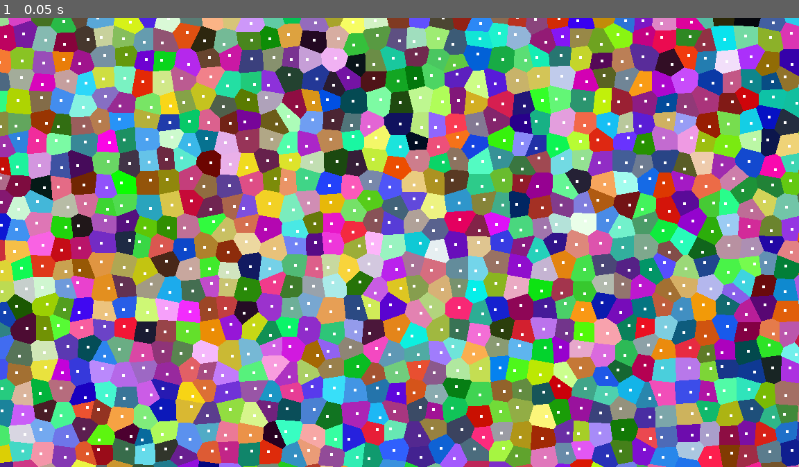
Above: before the commit, frame 1.
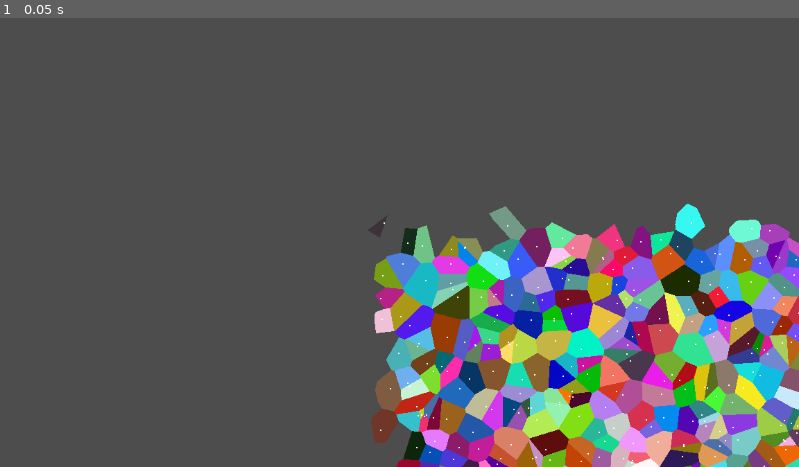
Above: after the commit, the same moment.

Repository: brandonwbenbow/voronoi-strategy
Game: Godot game, scene res://GCVG/gcvg_main.tscn
The game is run twice, just before and just after one commit, with the same random seed, the same clock (stepped at 60 frames per second) and the same inputs. Before the commit the project starts from res://Scenes/gcvg_main.tscn.
Inputs:
- Up to frame 1 (0.05 s): no input

The runs differ from the first frame. In frame 1, 100% of the frame differs, in the area x 0-100%, y 0-100%.

Commit message:
Basic Camera and Voronoi Display

Diff:
--- a/Scripts/gcvg_main.gd
+++ b/GCVG/gcvg_main.gd
@@ -1,11 +1,11 @@
 extends Node;
 
-@export var randomSeed: int;
-@export var widthPerChunk: int = 5;
-@export var heightPerChunk: int = 5;
-@export var distBtwPoints: float = 30;
-@export var distBtwVariation: float = .3;
-@export var voronoiTolerance: float = .3;
+@export var randomSeed: int = randi();
+@export var widthPerChunk: int = 4;
+@export var heightPerChunk: int = 8;
+@export var distBtwPoints: float = 60;
+@export var distBtwVariation: float = 1;
+@export var voronoiTolerance: float = 1;
 
 var view;
 
@@ -120,10 +120,8 @@
 	pass
 
 func _ready():
+	print("Seed: %d" % randomSeed)
 	for w in 10:
 		for h in 10:
-			if (w == 5 && h == 5):
-				null;
-			else:
-				displayVornoiFromChunk(Vector2(w, h));
+			displayVornoiFromChunk(Vector2(w, h));
 	pass;
--- /dev/null
+++ b/GCVG/gcvg_main.tscn
@@ -0,0 +1,14 @@
+[gd_scene load_steps=4 format=3 uid="uid://bee5omqk3f6n5"]
+
+[ext_resource type="Script" path="res://GCVG/gcvg_main.gd" id="1_xwu24"]
+[ext_resource type="Script" path="res://GCVG/gcvg_view.gd" id="2_kxh8a"]
+[ext_resource type="Script" path="res://Scripts/Camera.gd" id="3_1hpxo"]
+
+[node name="Main" type="Node"]
+script = ExtResource("1_xwu24")
+
+[node name="View" type="Node2D" parent="."]
+script = ExtResource("2_kxh8a")
+
+[node name="Camera2D" type="Camera2D" parent="."]
+script = ExtResource("3_1hpxo")
--- a/View/gcvg_view.gd
+++ b/GCVG/gcvg_view.gd
@@ -1,6 +1,6 @@
 extends Node2D
 
-@export var randSeed:int
+@export var randSeed: int = randi()
 
 # Declare member variables here. Examples:
 # var a = 2
--- a/Scenes/gcvg_main.tscn
+++ /dev/null
@@ -1,10 +0,0 @@
-[gd_scene load_steps=3 format=3 uid="uid://bee5omqk3f6n5"]
-
-[ext_resource type="Script" path="res://Scripts/gcvg_main.gd" id="1"]
-[ext_resource type="Script" path="res://View/gcvg_view.gd" id="2"]
-
-[node name="Main" type="Node"]
-script = ExtResource("1")
-
-[node name="View" type="Node2D" parent="."]
-script = ExtResource("2")
--- /dev/null
+++ b/Scripts/Camera.gd
@@ -0,0 +1,59 @@
+extends Camera2D
+
+
+# Called when the node enters the scene tree for the first time.
+func _ready():
+	zoom = _target_zoom * Vector2.ONE
+	pass # Replace with function body.
+
+
+# Called every frame. 'delta' is the elapsed time since the previous frame.
+func _process(delta):
+	pass
+
+const ZOOM_RATE: float = 8.0
+const MIN_ZOOM: float = 0.1
+const MAX_ZOOM: float = 1.0
+const ZOOM_INCREMENT: float = 0.1
+var _target_zoom: float = 0.5
+
+const MOVE_RATE: float = 10.0
+var _target_position: Vector2 = Vector2.ZERO
+
+func _physics_process(delta):
+	zoom = lerp(zoom, _target_zoom * Vector2.ONE, ZOOM_RATE * delta)
+	position = lerp(position, _target_position * Vector2.ONE, MOVE_RATE * delta)
+	var zoom_done = not is_equal_approx(zoom.x, _target_zoom)
+	var move_x_done = not is_equal_approx(position.x, _target_position.x)
+	var move_y_done = not is_equal_approx(position.y, _target_position.y)
+	set_physics_process(zoom_done or move_x_done or move_y_done)
+
+func get_mouse_offset() -> Vector2:
+	var middle = get_viewport_rect().get_center()
+	return get_viewport().get_mouse_position() - middle
+
+func zoom_in() -> void:
+	var new_zoom = min(_target_zoom + ZOOM_INCREMENT, MAX_ZOOM)
+	var changed = _target_zoom != new_zoom
+	_target_zoom = new_zoom
+#	Keep Mouse In Same Spot on Zoom - This is too exponential
+#	if changed:
+#		_target_position += get_mouse_offset() * zoom / 2
+	set_physics_process(true)
+
+func zoom_out() -> void:
+	_target_zoom = max(_target_zoom - ZOOM_INCREMENT, MIN_ZOOM)
+	set_physics_process(true)
+
+func _unhandled_input(event: InputEvent) -> void:
+	if event is InputEventMouseMotion:
+		if event.button_mask == MOUSE_BUTTON_MASK_LEFT:
+			_target_position -= event.relative / zoom
+			set_physics_process(true)
+
+	if event is InputEventMouseButton:
+		if event.is_pressed():
+			if event.button_index == MOUSE_BUTTON_WHEEL_UP:
+				zoom_in()
+			if event.button_index == MOUSE_BUTTON_WHEEL_DOWN:
+				zoom_out()
--- a/project.godot
+++ b/project.godot
@@ -11,6 +11,6 @@
 [application]
 
 config/name="Empire Strat Manager"
-run/main_scene="res://Scenes/gcvg_main.tscn"
+run/main_scene="res://GCVG/gcvg_main.tscn"
 config/features=PackedStringArray("4.1", "Forward Plus")
 config/icon="res://icon.svg"
Not shown, added: GCVG/gcv751.tmp
Not shown, added: GCVG/gcv886.tmp
